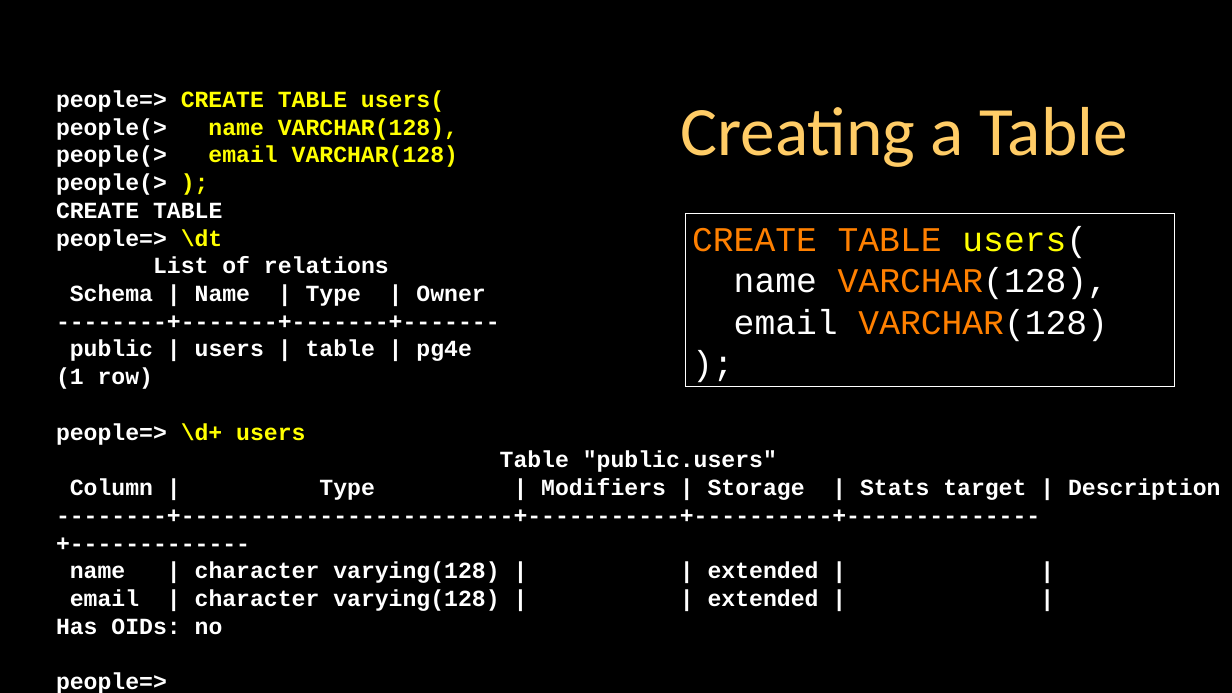
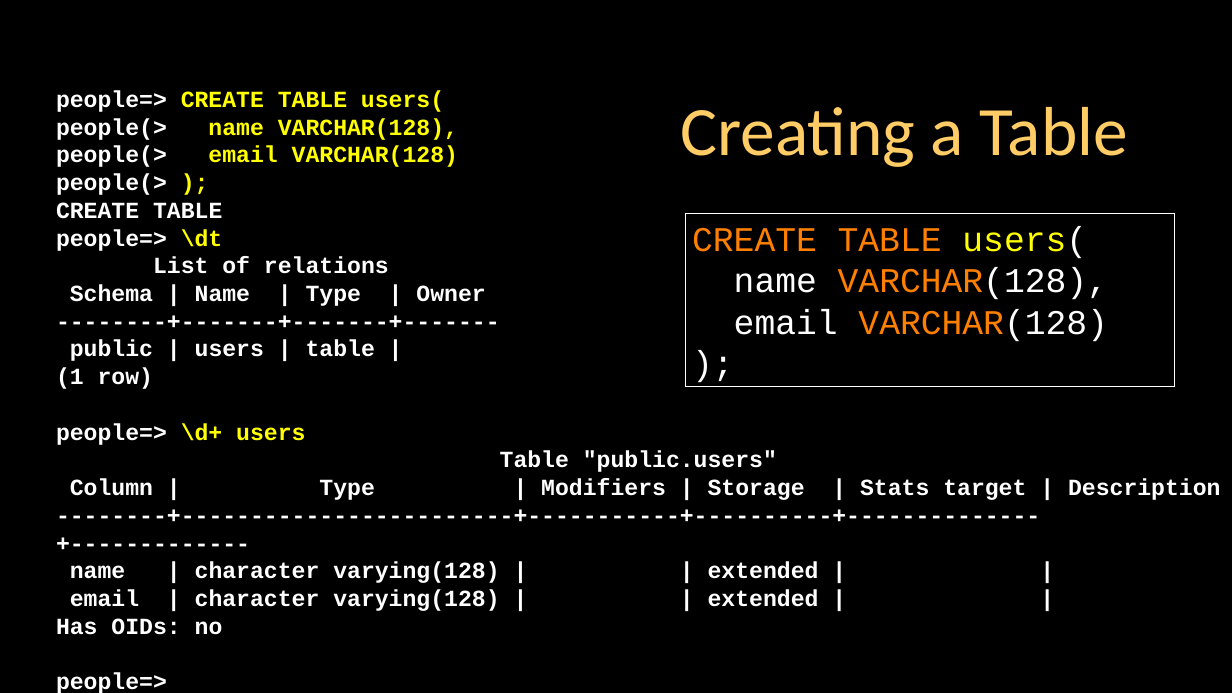
Before and after one commit to csev/pg4e, a slide deck: slide 18 of lectures/01-Intro-to-SQL.ppt. Drawn at 1232x693 pixels with LibreOffice and Linux fonts; fonts in the diff are those of the drawing. Boxes give left, top, right and bottom in pixels: in the first picture for what was removed or moved away, otherwise in the second. Text is boxed around its words. In the diff, an @@ line names an element or a change of style, - is before the commit and + after.

```diff
--- a/lectures/01-Intro-to-SQL.ppt
+++ b/lectures/01-Intro-to-SQL.ppt
@@ text at [70,340,375,361]: text changed @@
-public | users | table | pg4e
+public | users | table |
```
Also in this commit, not shown: 2 other slides changed, 1 other file.
